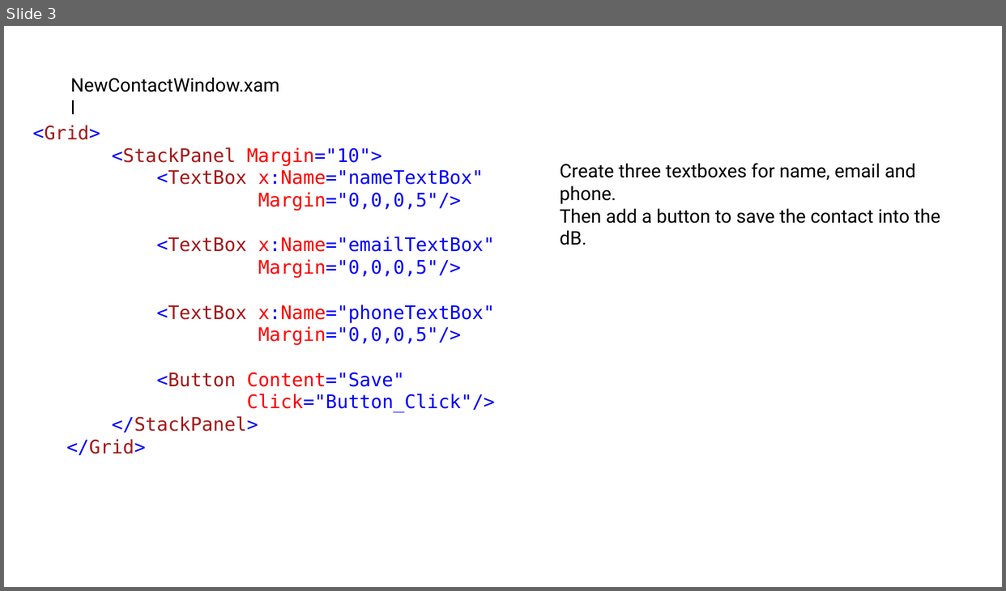
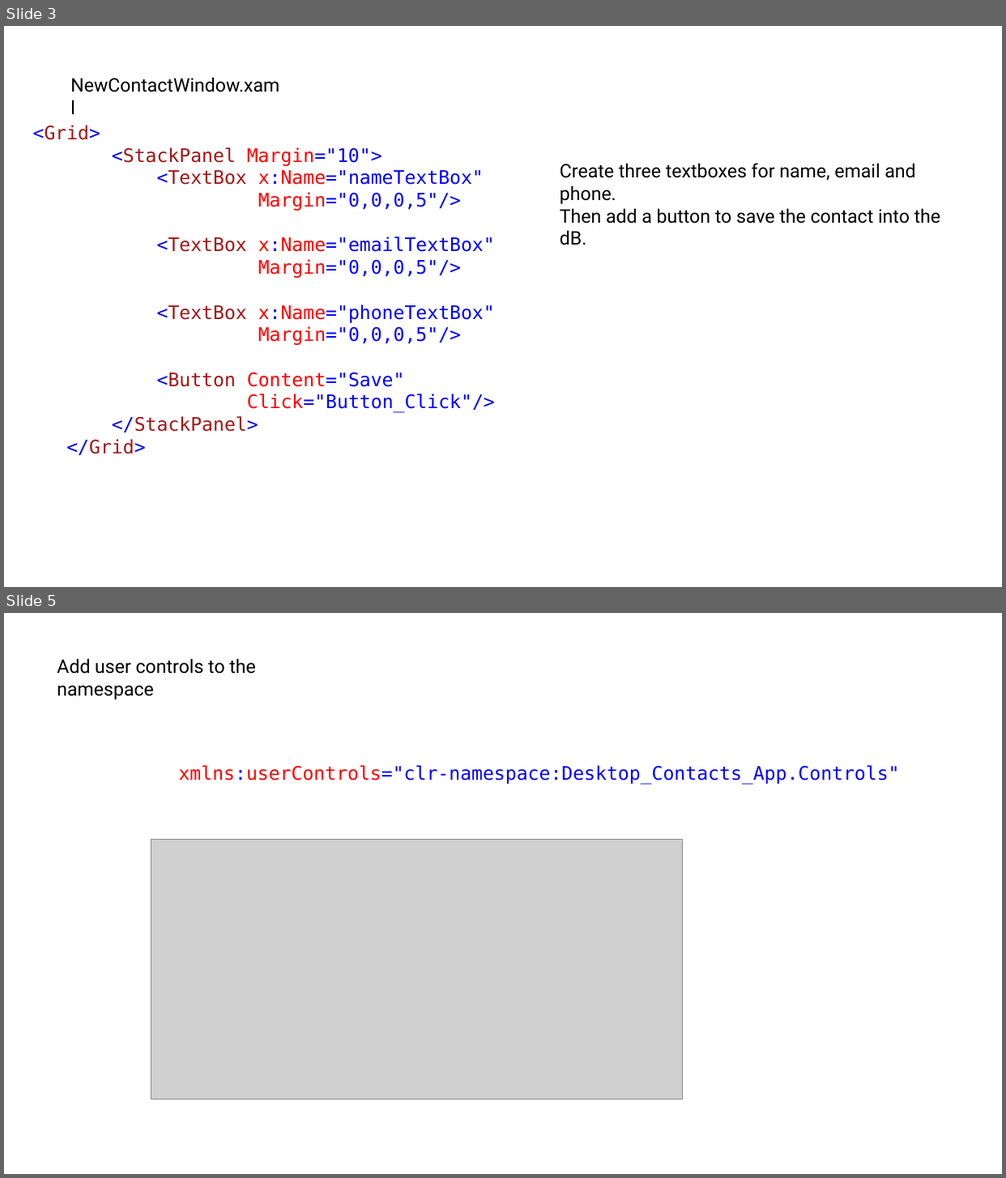
Before and after one commit to DanielZdebski/Simple-Calculator, a slide deck: Desktop Contacts App/Presentation/Desktop Contact App.pptx. Shown one above the other, each under a label of ours: slide 3 before the commit, slides 3 and 5 after it; the slides between them are not shown. The pictures are 1006x591 and 1006x1178 pixels, drawn with LibreOffice and Linux fonts; fonts in the diff are those of the drawing; grey boxes stand for pictures. Boxes give left, top, right and bottom in pixels: in the first picture for what was removed or moved away, otherwise in the second. Text is boxed around its words. In the diff, an @@ line names an element or a change of style, - is before the commit and + after.

Commit message:
The desktop app finished (no update and delet included)

```diff
--- a/Desktop Contacts App/Presentation/Desktop Contact App.pptx
+++ b/Desktop Contacts App/Presentation/Desktop Contact App.pptx
@@ slide 5 added at (4,613,1002,1174), background #FFFFFF @@
@@ text added at (57,658,255,700), 18 pt, text #000000 @@
+Add user controls to the namespace
@@ text added at (179,765,900,785), 18 pt, text #0000FF @@
+xmlns:userControls="clr-namespace:Desktop_Contacts_App.Controls"
@@ picture added at (151,840,682,1100) @@
```
Also in this commit, not shown: 8 other slides added, 9 slides removed, 5 other files.
